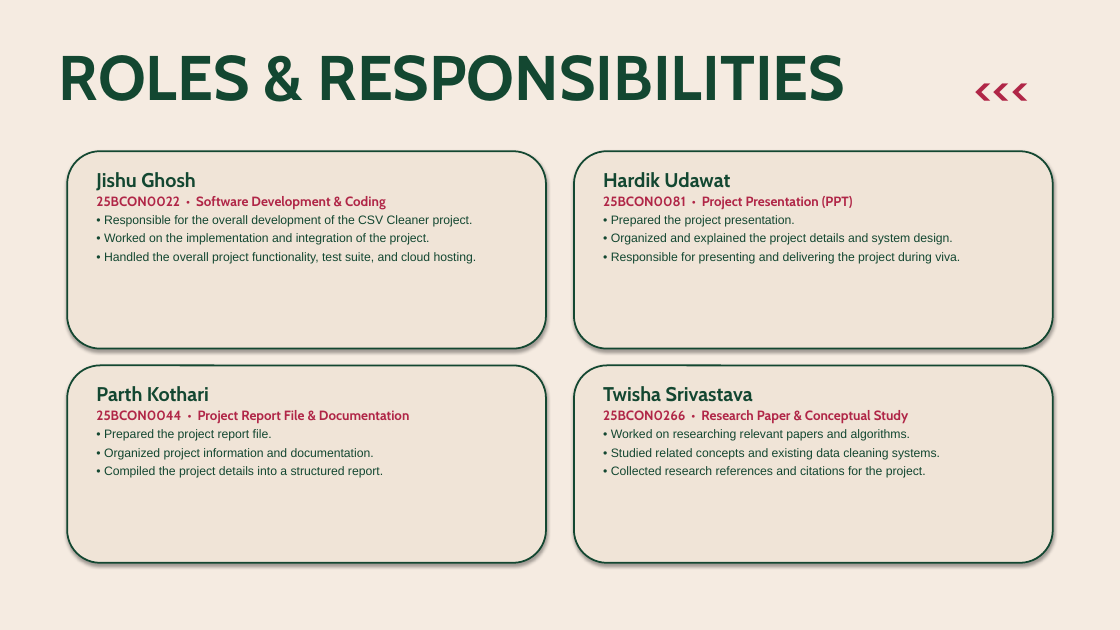
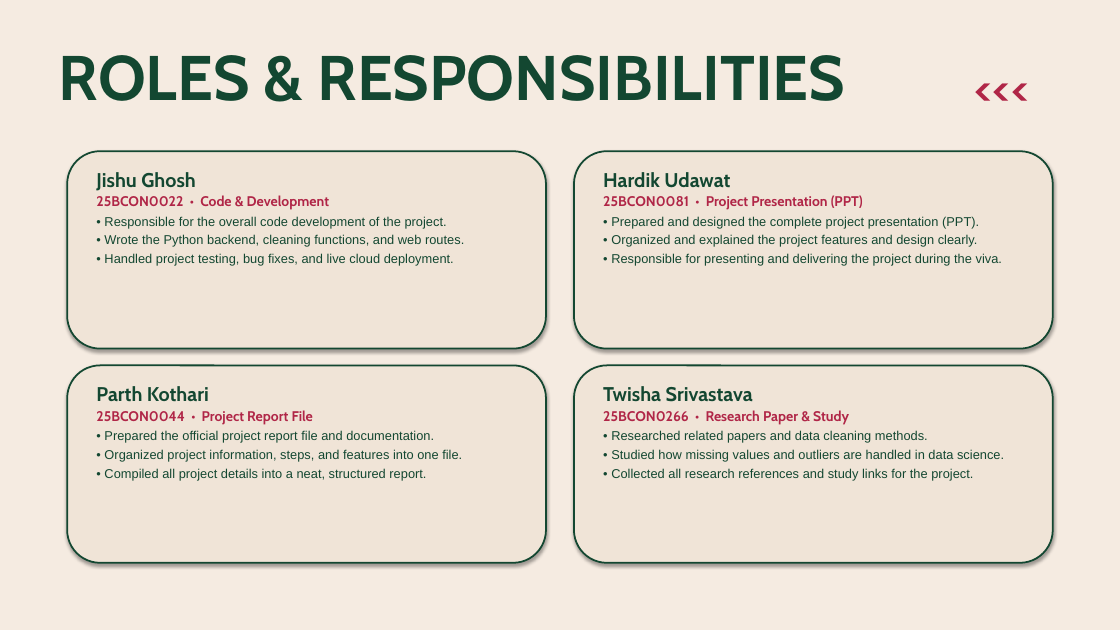
Before and after one commit to JISHU-GHOSH/csv-data-cleaner-analytics, a slide deck: slide 7 of CSV_Cleaner_14_Pages_Presentation.pptx. Drawn at 1120x630 pixels with LibreOffice and Linux fonts; fonts in the diff are those of the drawing. Boxes give left, top, right and bottom in pixels: in the first picture for what was removed or moved away, otherwise in the second. Text is boxed around its words. In the diff, an @@ line names an element or a change of style, - is before the commit and + after.

```diff
--- a/CSV_Cleaner_14_Pages_Presentation.pptx
+++ b/CSV_Cleaner_14_Pages_Presentation.pptx
@@ text at (96, 195, 464, 266): text changed; size 10.5 to 11 pt @@
-25BCON0022 • Software Development & Coding
-• Responsible for the overall development of the CSV Cleaner project.
-• Worked on the implementation and integration of the project.
-• Handled the overall project functionality, test suite, and cloud hosting.
+25BCON0022 • Code & Development
+• Responsible for the overall code development of the project.
+• Wrote the Python backend, cleaning functions, and web routes.
+• Handled project testing, bug fixes, and live cloud deployment.
@@ text at (603, 195, 863, 210): size 11.5 to 12 pt in "25BCON0081 • Project Presentation (PPT)" @@
@@ text at (611, 216, 1002, 266): text changed; size 10.5 to 11 pt @@
-• Prepared the project presentation.
-• Organized and explained the project details and system design.
-• Responsible for presenting and delivering the project during viva.
+• Prepared and designed the complete project presentation (PPT).
+• Organized and explained the project features and design clearly.
+• Responsible for presenting and delivering the project during the viva.
@@ text at (96, 410, 462, 480): text changed; size 10.5 to 11 pt @@
-25BCON0044 • Project Report File & Documentation
-• Prepared the project report file.
-• Organized project information and documentation.
-• Compiled the project details into a structured report.
+25BCON0044 • Project Report File
+• Prepared the official project report file and documentation.
+• Organized project information, steps, and features into one file.
+• Compiled all project details into a neat, structured report.
@@ text at (603, 410, 1004, 480): text changed; size 10.5 to 11 pt @@
-25BCON0266 • Research Paper & Conceptual Study
-• Worked on researching relevant papers and algorithms.
-• Studied related concepts and existing data cleaning systems.
-• Collected research references and citations for the project.
+25BCON0266 • Research Paper & Study
+• Researched related papers and data cleaning methods.
+• Studied how missing values and outliers are handled in data science.
+• Collected all research references and study links for the project.
```
Also in this commit, not shown: 13 other slides changed, 1 other file.
